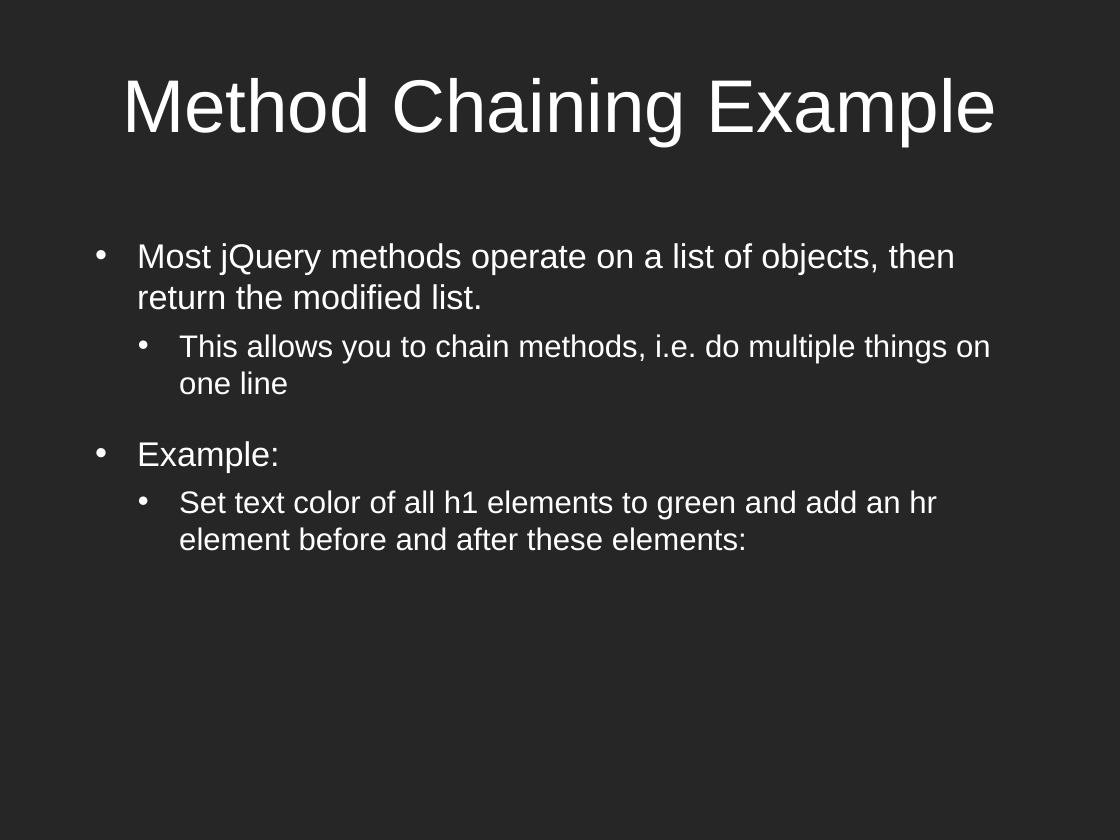
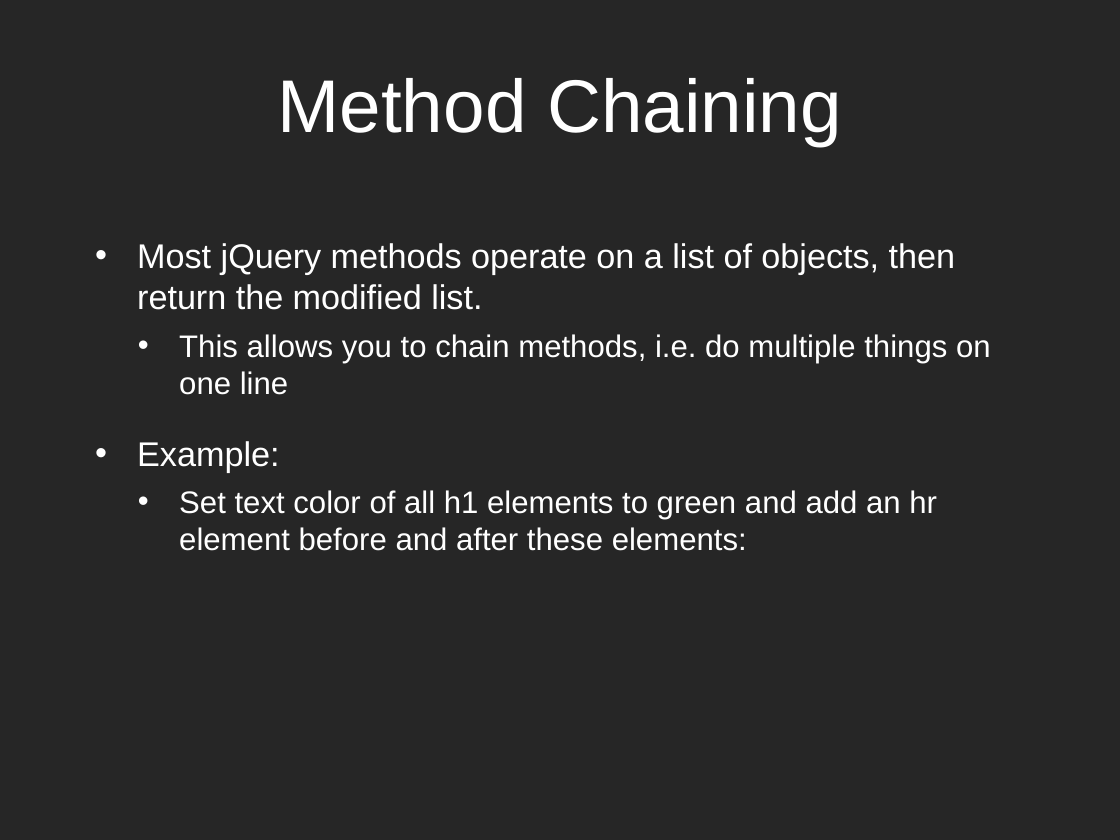
Before and after one commit to dantasse/ssuiweb2014, a slide deck: slide 17 of week10/week10.pptx (slide 20 before the commit). Drawn at 1120x840 pixels with LibreOffice and Linux fonts; fonts in the diff are those of the drawing. Boxes give left, top, right and bottom in pixels: in the first picture for what was removed or moved away, otherwise in the second. Text is boxed around its words. In the diff, an @@ line names an element or a change of style, - is before the commit and + after.

```diff
--- a/week10/week10.pptx
+++ b/week10/week10.pptx
@@ title at (x1=278, y1=78, x2=842, y2=146): text changed @@
-Method Chaining Example
+Method Chaining
```
Also in this commit, not shown: 4 other slides changed, 1 slide added, 1 slide removed, 1 other file.
